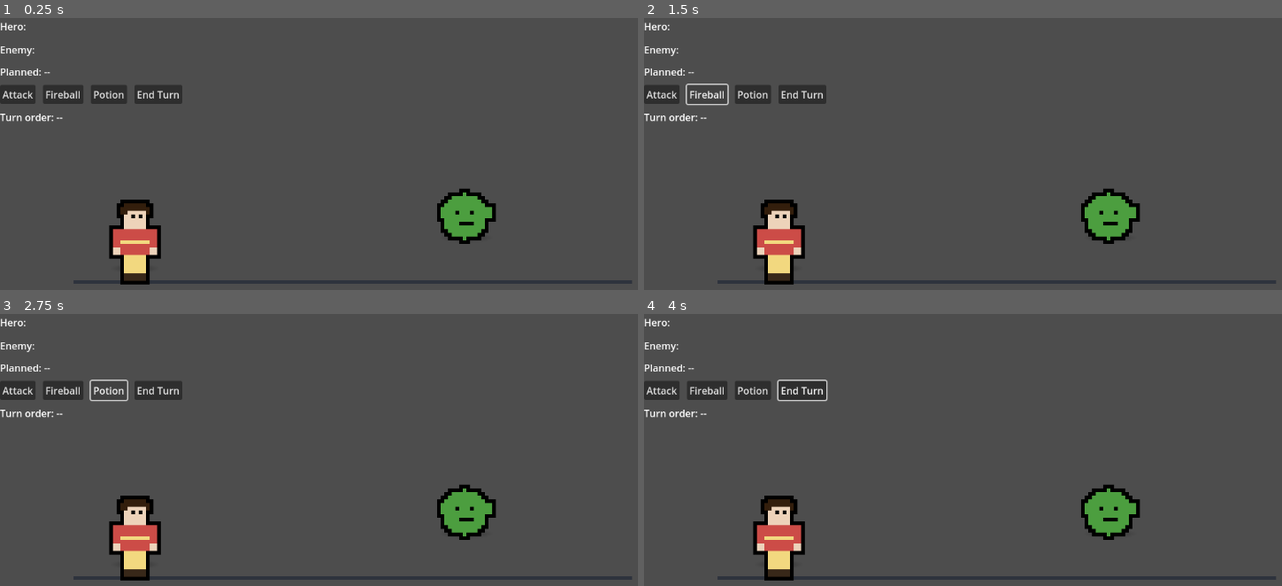
Above: before the commit, frames 1-4 (two rows, left to right).
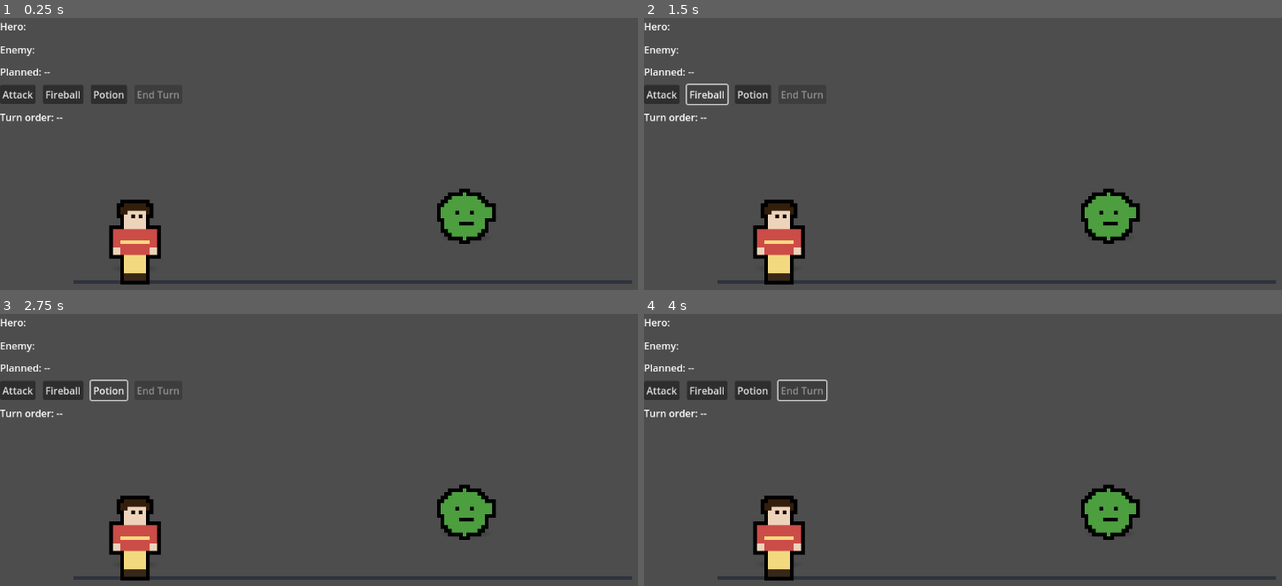
Above: after the commit, the same moments.

Repository: badnewsgoonies-dot/golden
Game: Godot game, scene res://scenes/Main.tscn
The game is run twice, just before and just after one commit, with the same random seed, the same clock (stepped at 60 frames per second) and the same inputs.
Inputs (mouse positions are in pixels of both pictures, inside the frame that each line leads up to):
- Up to frame 1 (0.25 s): no input
- Up to frame 2 (1.5 s): click "Attack" at 0.5 s; click "Fireball" at 1.25 s
- Up to frame 3 (2.75 s): click "Potion" at 2 s
- Up to frame 4 (4 s): click (803, 390) at 2.75 s, where only the run before the commit has a clickable "End Turn"; tap Enter at 3.5 s; move the mouse to (1154, 493) at 3.52 s; hold Up from 3.53 s (still down); tap 1 at 3.6 s; click (1154, 493) at 3.67 s

The runs differ from the first frame. In frame 1, less than 0.1% of the frame differs, in the area x 21-29%, y 26-30%; in frame 2, less than 0.1%; in frame 3, less than 0.1%; in frame 4, less than 0.1%.
Error before the commit: Invalid assignment of property or key 'bbcode_enabled' with value of type 'bool' on a base object of type 'null instance'. (res://scenes/BattleScene.gd:90)
Error after the commit: Invalid assignment of property or key 'hint_tooltip' with value of type 'String' on a base object of type 'Button'. (res://scenes/BattleScene.gd:98)

Commit message:
Update HUD node paths to include UI parent
Changed all HUD-related @onready variable paths in BattleScene.gd to reference the new $UI/HUD hierarchy. This reflects a scene structure update where HUD elements are now children of a UI node, improving organization and maintainability.

Diff:
--- a/scenes/BattleScene.gd
+++ b/scenes/BattleScene.gd
@@ -9,17 +9,17 @@
 
 @export var keyboard_end_turn_enabled: bool = true
 
-@onready var lbl_hero: Label = $HUD/VBox/HeroRow/HeroLabel
-@onready var hero_status_container: HBoxContainer = $HUD/VBox/HeroRow/HeroStatus
-@onready var lbl_enemy: Label = $HUD/VBox/EnemyRow/EnemyLabel
-@onready var enemy_status_container: HBoxContainer = $HUD/VBox/EnemyRow/EnemyStatus
-@onready var plan_label: Label = $HUD/VBox/PlanLabel
-@onready var btn_attack: Button = $HUD/VBox/Buttons/Attack
-@onready var btn_fire: Button = $HUD/VBox/Buttons/Fireball
-@onready var btn_potion: Button = $HUD/VBox/Buttons/Potion
-@onready var btn_end: Button = $HUD/VBox/Buttons/EndTurn
-@onready var lbl_queue: Label = $HUD/VBox/TurnOrderLabel
-@onready var log_view: RichTextLabel = $HUD/VBox/Log
+@onready var lbl_hero: Label = $UI/HUD/VBox/HeroRow/HeroLabel
+@onready var hero_status_container: HBoxContainer = $UI/HUD/VBox/HeroRow/HeroStatus
+@onready var lbl_enemy: Label = $UI/HUD/VBox/EnemyRow/EnemyLabel
+@onready var enemy_status_container: HBoxContainer = $UI/HUD/VBox/EnemyRow/EnemyStatus
+@onready var plan_label: Label = $UI/HUD/VBox/PlanLabel
+@onready var btn_attack: Button = $UI/HUD/VBox/Buttons/Attack
+@onready var btn_fire: Button = $UI/HUD/VBox/Buttons/Fireball
+@onready var btn_potion: Button = $UI/HUD/VBox/Buttons/Potion
+@onready var btn_end: Button = $UI/HUD/VBox/Buttons/EndTurn
+@onready var lbl_queue: Label = $UI/HUD/VBox/TurnOrderLabel
+@onready var log_view: RichTextLabel = $UI/HUD/VBox/Log
 @onready var hero_sprite: Sprite2D = $Stage/HeroSprite
 @onready var enemy_sprite: Sprite2D = $Stage/EnemySprite
 @onready var hero_shadow: Sprite2D = $Stage/HeroShadow
